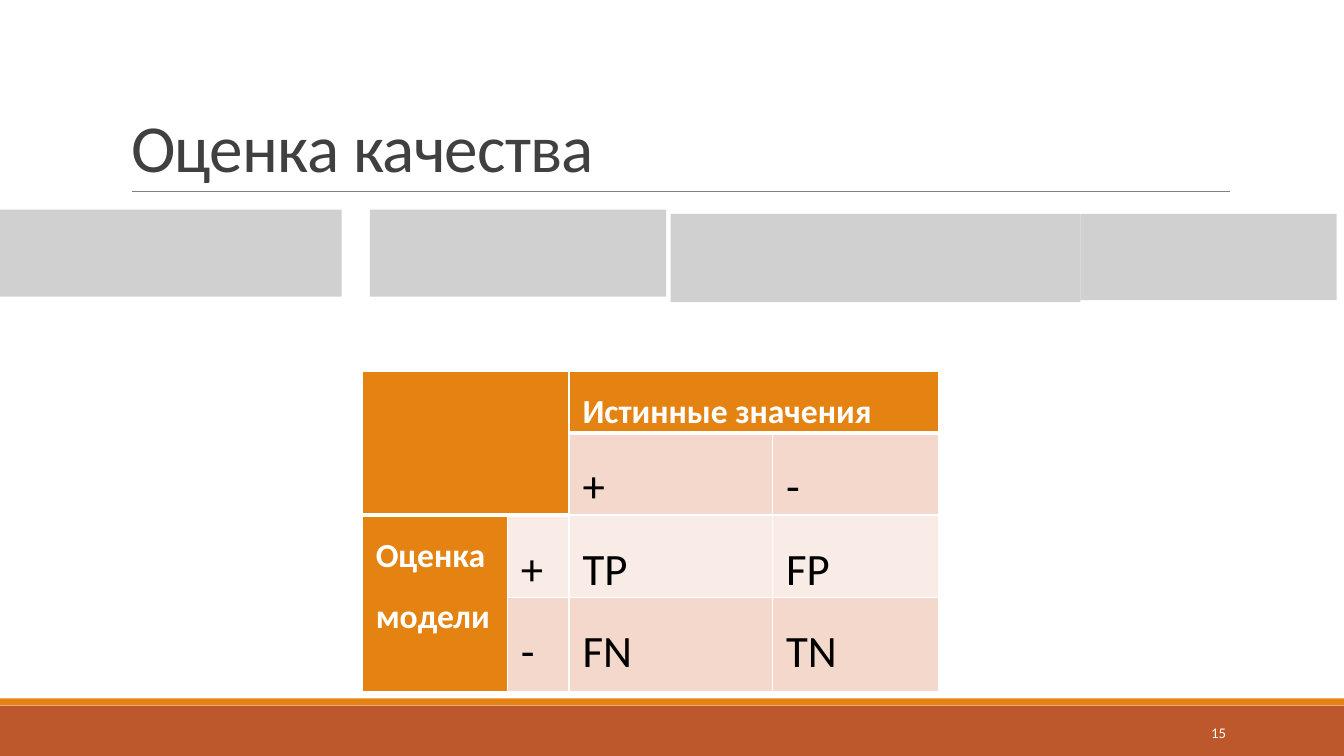
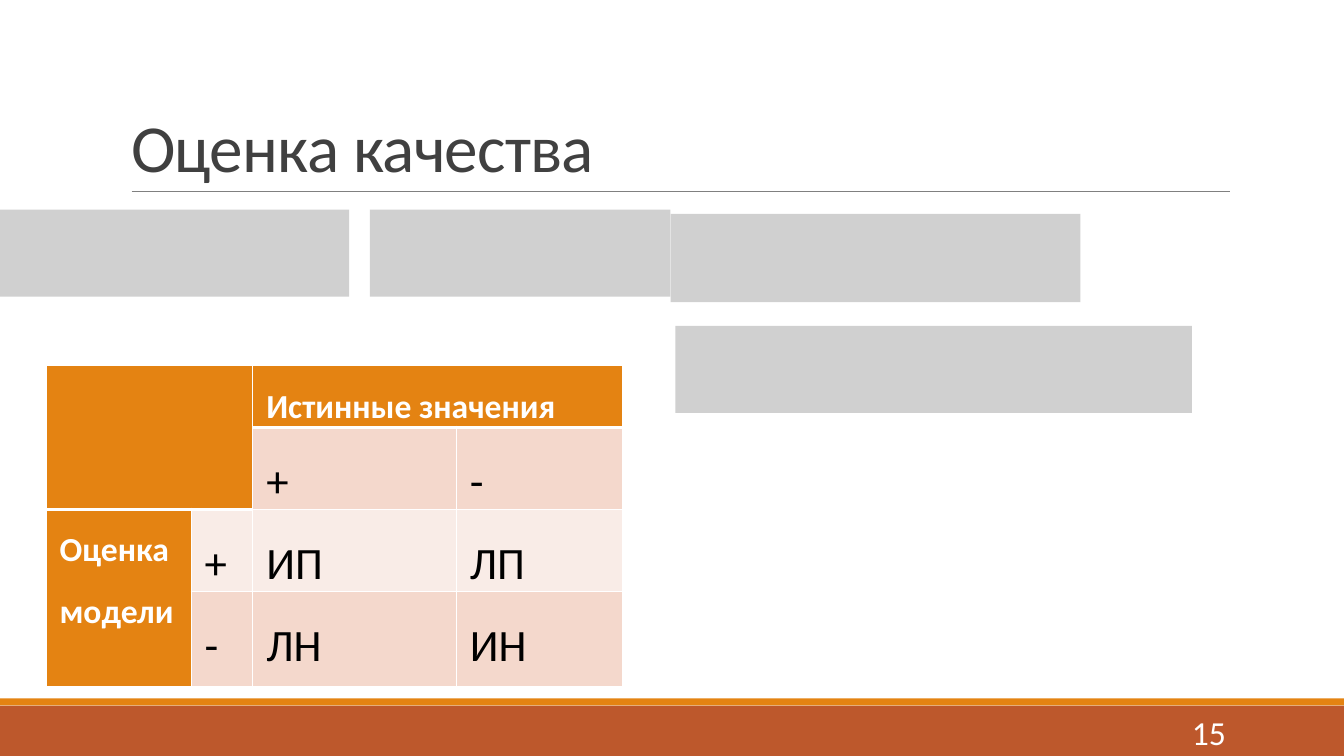
Before and after one commit to J-CITY/METADATA-EXTRACTOR, a slide deck: slide 15 of report.pptx. Drawn at 1344x756 pixels with LibreOffice and Linux fonts; fonts in the diff are those of the drawing; grey boxes stand for pictures. Boxes give left, top, right and bottom in pixels: in the first picture for what was removed or moved away, otherwise in the second. Text is boxed around its words. In the diff, an @@ line names an element or a change of style, - is before the commit and + after.

```diff
--- a/report.pptx
+++ b/report.pptx
@@ picture: place and size @@
-picture at bbox=[0, 210, 342, 296]
+picture at bbox=[0, 210, 349, 296]
@@ picture: place and size @@
-picture at bbox=[370, 210, 666, 296]
+picture at bbox=[370, 210, 670, 296]
@@ picture removed at bbox=[1081, 214, 1337, 299] @@
@@ picture added at bbox=[676, 326, 1192, 412] @@
@@ table at bbox=[46, 366, 623, 681] @@
-row 3, column 3: TP
+row 3, column 3: ИП
-row 3, column 4: FP
+row 3, column 4: ЛП
-row 4, column 3: FN
+row 4, column 3: ЛН
-row 4, column 4: TN
+row 4, column 4: ИН
@@ table: place and size @@
-table at bbox=[362, 371, 939, 686]
+table at bbox=[46, 366, 623, 681]
@@ page number at bbox=[1192, 723, 1226, 746]: size 10.5 to 24 pt @@
```
Also in this commit, not shown: 14 other slides changed, 1 slide added, 1 slide removed, 21 other files.
